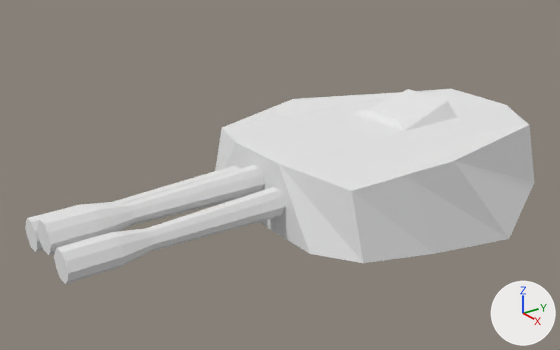
Renders of the Blender file models/TankModels/Cannons/Plasma-triple.blend from each side of a commit.
Both versions are drawn from a 50 mm camera at (6.42, -6.15, 4.73) aimed at (-0.14, -1.38, 1.43). The lights are fixed; the arrows at lower right show +X, +Y and +Z.
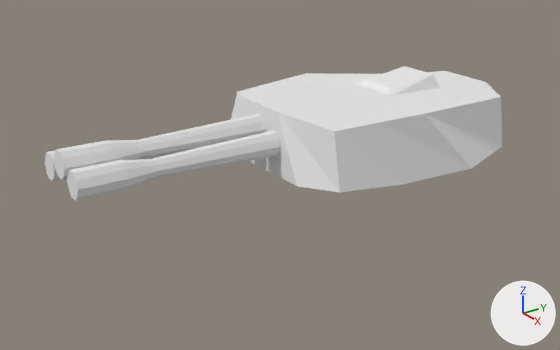
Changed parts and their boxes (x1, y1, x2, y2) in the pictures (560 x 350 px; the box of a moved part takes in the faces that stretch with it):
'Plane', reshaped, moved, rescaled (10% narrower, 31% shorter): before (25, 89, 535, 284); after (45, 66, 502, 201)
part 1 of me_plane, moved or reshaped: before (25, 166, 240, 252); after (45, 150, 169, 181)
part 2 of me_plane, moved or reshaped: before (54, 187, 285, 284); after (67, 131, 281, 201)
part 3 of me_plane, moved or reshaped: before (38, 165, 265, 255); after (54, 114, 266, 180)
part 4 of me_plane, moved or reshaped: before (215, 89, 535, 263); after (231, 66, 502, 192)

Patch to the scene script:
```diff
--- a/models/TankModels/Cannons/Plasma-triple.blend.py
+++ b/models/TankModels/Cannons/Plasma-triple.blend.py
@@ me_plane @@
 # used by ob_plane; location = (0.0, 0.0, 1.478); scale = (1.5, 1.5, 1.5)
-me_plane.from_pydata(...)  # 166 vertices, 129 faces; spans x -1.1..1.1, y -2.77..1.33, z -0.45..0.37
+me_plane.from_pydata(...)  # 166 vertices, 129 faces; spans x -1.1..1.1, y -2.77..1.39, z -0.3..0.43
+# me_plane part 1: the loose piece of 40 vertices spanning x -0.37..-0.14, y -2.77..-1.06, z -0.16..0.05 is turned -2.1 degrees about the x axis through its middle, then moved by (0.0, 0.0, 0.22)
+# me_plane part 2: the loose piece of 40 vertices spanning x 0.13..0.36, y -2.77..-1.06, z -0.16..0.05 is turned -2.1 degrees about the x axis through its middle, then moved by (0.0, 0.0, 0.22)
+# me_plane part 3: the loose piece of 40 vertices spanning x -0.12..0.11, y -2.77..-1.06, z -0.08..0.13 is turned -2.1 degrees about the x axis through its middle, then moved by (0.0, 0.0, 0.22)
+# me_plane part 4: 46 of 166 vertices moved; they spanned x -1.1..1.1, y -1.19..1.33, z -0.45..0.37 and now span x -1.1..1.1, y -1.17..1.39, z -0.3..0.43; mean shift (0.0, 0.04, 0.09); largest move (1.1, 0.32, -0.45) -> (1.1, 0.34, -0.21)
 me_plane.materials.append(mat_material_001)
@@ ob_plane @@
 ob_plane = bpy.data.objects.new('Plane', me_plane)
-ob_plane.location = (0.0, 0.0, 1.478)
-ob_plane.scale = (1.5, 1.5, 1.5)
+ob_plane.location = (0.0, -0.197, 1.828)
+ob_plane.scale = (1.1, 1.35, 1.26)
```
